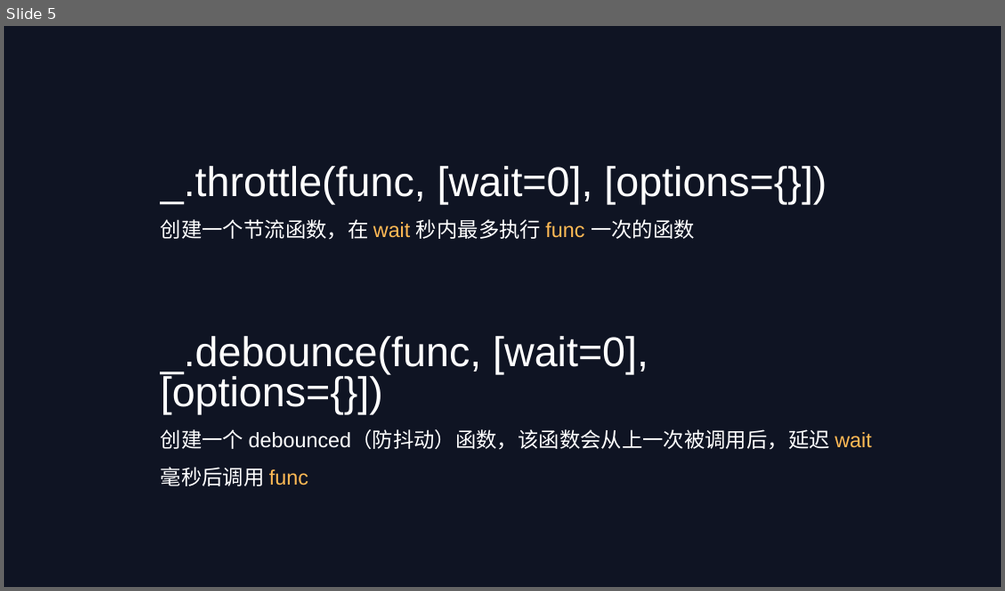
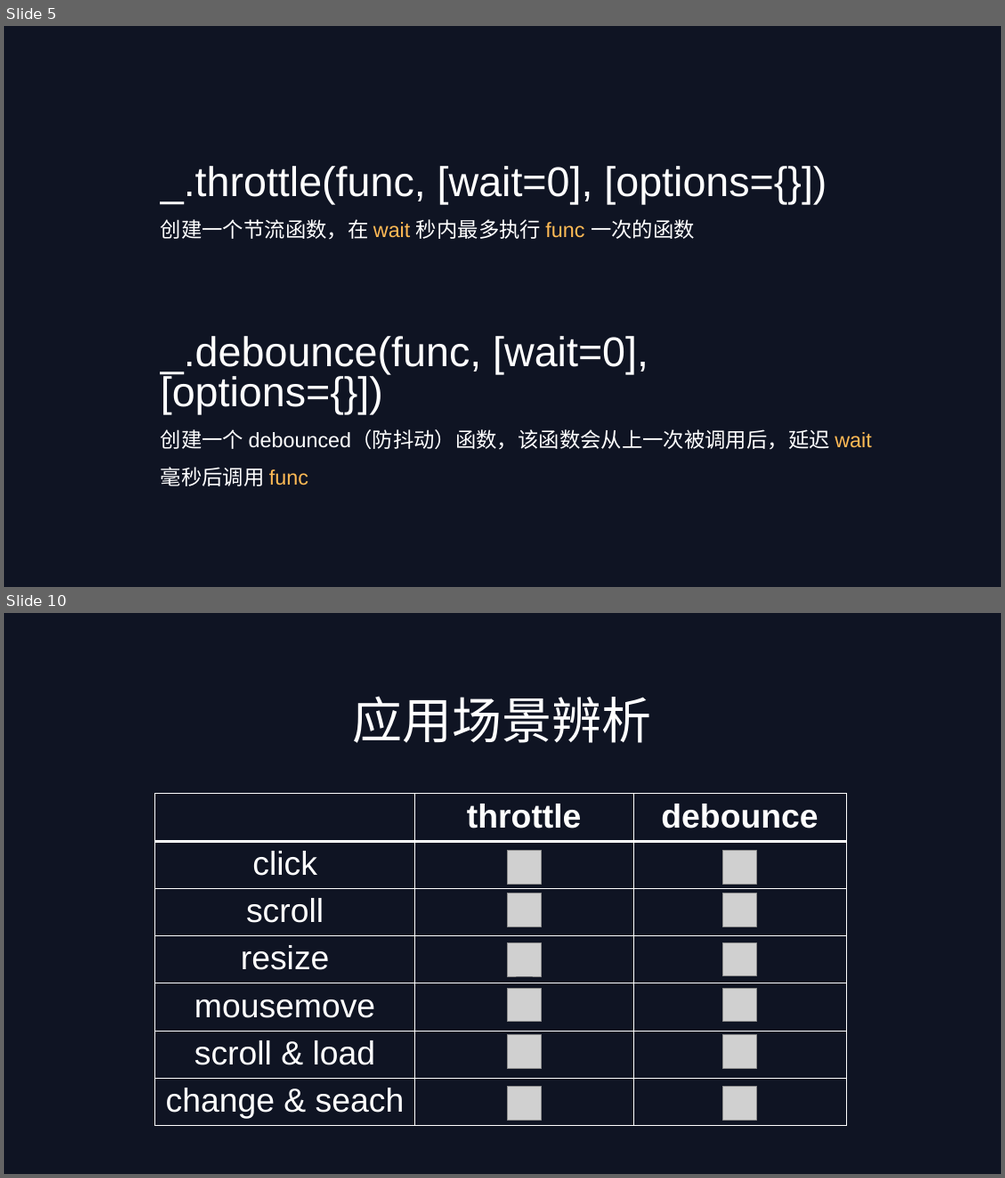
Before and after one commit to LIWANG1998/Debounc-Throttle, a slide deck: 防抖&节流.pptx. Shown one above the other, each under a label of ours: slide 5 before the commit, slides 5 and 10 after it; the slides between them are not shown. The pictures are 1005x591 and 1005x1178 pixels, drawn with LibreOffice and Linux fonts; fonts in the diff are those of the drawing; grey boxes stand for pictures. Boxes give left, top, right and bottom in pixels: in the first picture for what was removed or moved away, otherwise in the second. Text is boxed around its words. In the diff, an @@ line names an element or a change of style, - is before the commit and + after.

```diff
--- a/防抖&节流.pptx
+++ b/防抖&节流.pptx
@@ slide 10 added at bbox=[4, 613, 1001, 1174], background #0F1423 @@
@@ text added at bbox=[353, 696, 652, 743], 48 pt, text #FFFFFF @@
+应用场景辨析
@@ table added at bbox=[155, 794, 847, 1126], 7 rows, 3 columns @@
+ | throttle | debounce
+click |  | 
+scroll |  | 
+resize |  | 
+mousemove |  | 
+scroll & load |  | 
+change & seach |  | 
@@ picture added at bbox=[507, 850, 541, 884] @@
@@ picture added at bbox=[722, 850, 756, 884] @@
@@ picture added at bbox=[507, 893, 541, 927] @@
@@ picture added at bbox=[722, 893, 756, 927] @@
@@ picture added at bbox=[507, 943, 541, 976] @@
@@ picture added at bbox=[722, 943, 756, 976] @@
@@ picture added at bbox=[507, 989, 541, 1022] @@
@@ picture added at bbox=[722, 989, 756, 1022] @@
@@ picture added at bbox=[507, 1035, 541, 1069] @@
@@ picture added at bbox=[722, 1035, 756, 1069] @@
@@ picture added at bbox=[507, 1086, 541, 1120] @@
@@ picture added at bbox=[722, 1086, 756, 1120] @@
```
Also in this commit, not shown: 5 other slides added, 1 slide removed, 6 other files.
